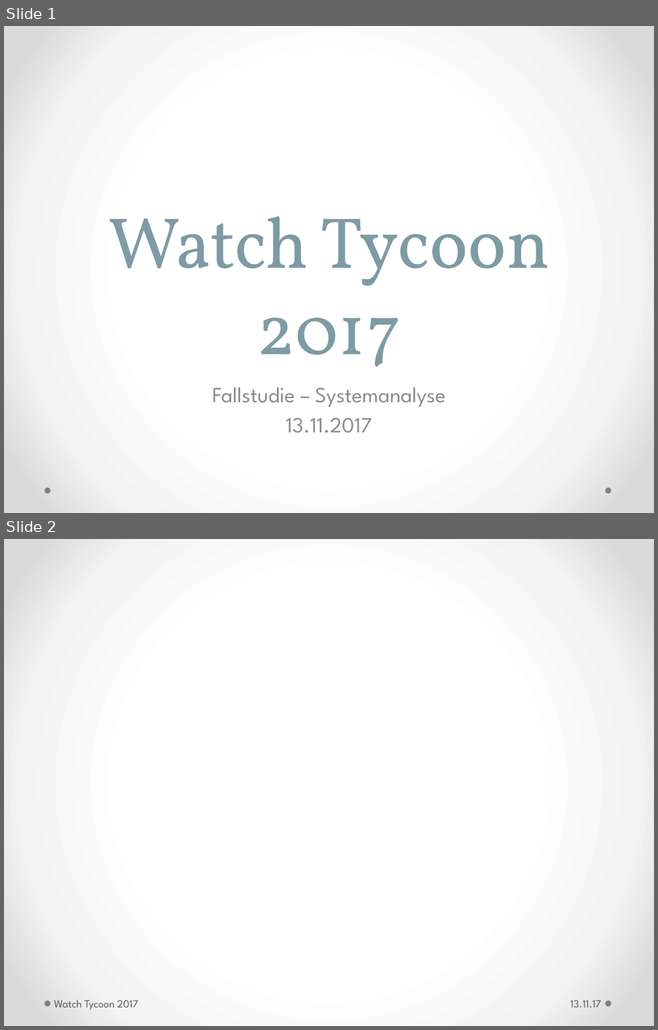
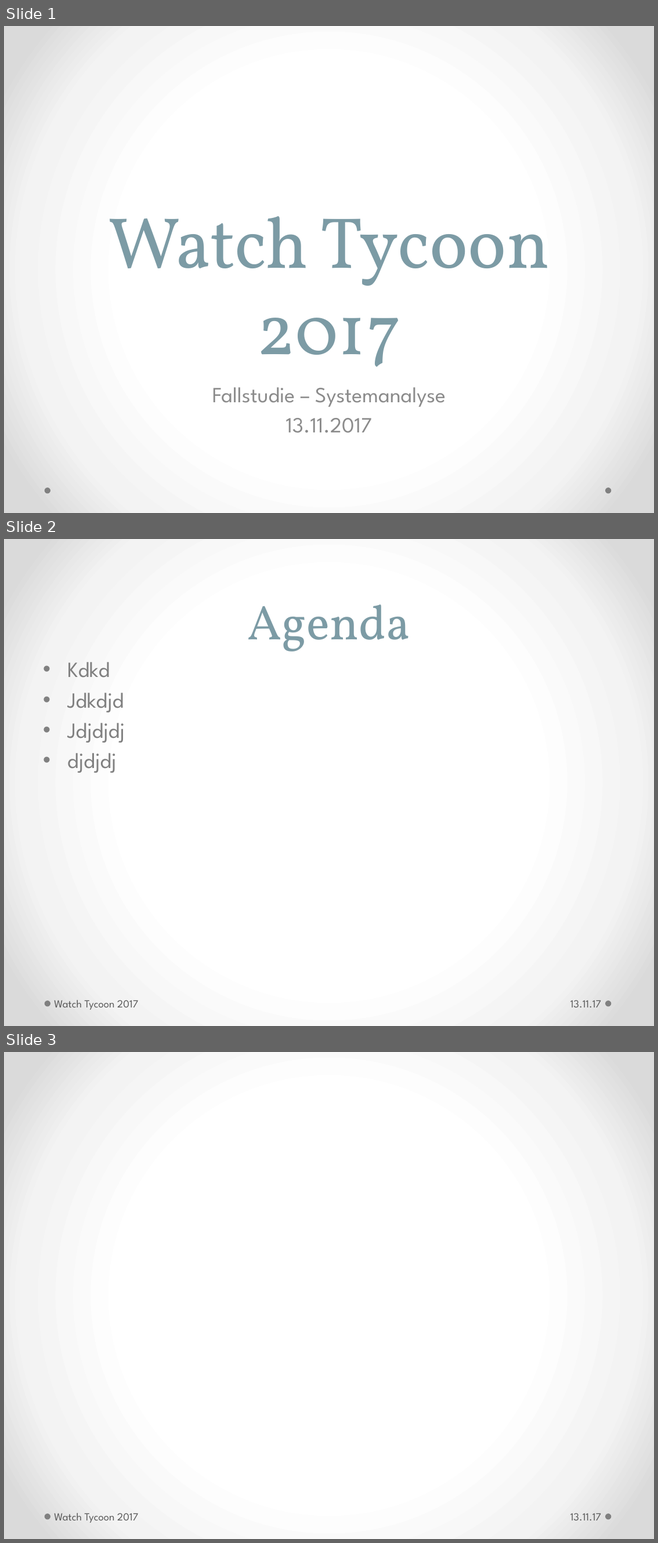
Before and after one commit to WWI16SEAFallstudie/Unternehmenssimulation, a slide deck: doc/fallstudie_präsentation.pptx. Shown one above the other, each under a label of ours: slides 1 and 2 before the commit, slides 1, 2 and 3 after it. The pictures are 658x1030 and 658x1543 pixels, drawn with LibreOffice and Linux fonts; fonts in the diff are those of the drawing. Boxes give left, top, right and bottom in pixels: in the first picture for what was removed or moved away, otherwise in the second. Text is boxed around its words. In the diff, an @@ line names an element or a change of style, - is before the commit and + after.

```diff
--- a/doc/fallstudie_präsentation.pptx
+++ b/doc/fallstudie_präsentation.pptx
@@ slide 2 added at (x1=4, y1=539, x2=654, y2=1026), background gradient #FFFFFF to #F4F4F4 to #DADADA; not listed: 2 template elements that a slide beside it also shows @@
@@ title added at (x1=247, y1=605, x2=410, y2=652), 54 pt, text #7C9BA5 @@
+Agenda
@@ text added at (x1=67, y1=662, x2=125, y2=773), 24 pt, text #808080 @@
+• Kdkd
+• Jdkdjd
+• Jdjdjdj
+• djdjdj
@@ text added at (x1=54, y1=1000, x2=138, y2=1010), 12 pt, text #595959 @@
+Watch Tycoon 2017
@@ text added at (x1=570, y1=1000, x2=601, y2=1008), 12 pt, text #595959 @@
+13.11.17
@@ what was slide 2 is now slide 3 @@
```
Also in this commit, not shown: 1 other slide added, 31 other files.
